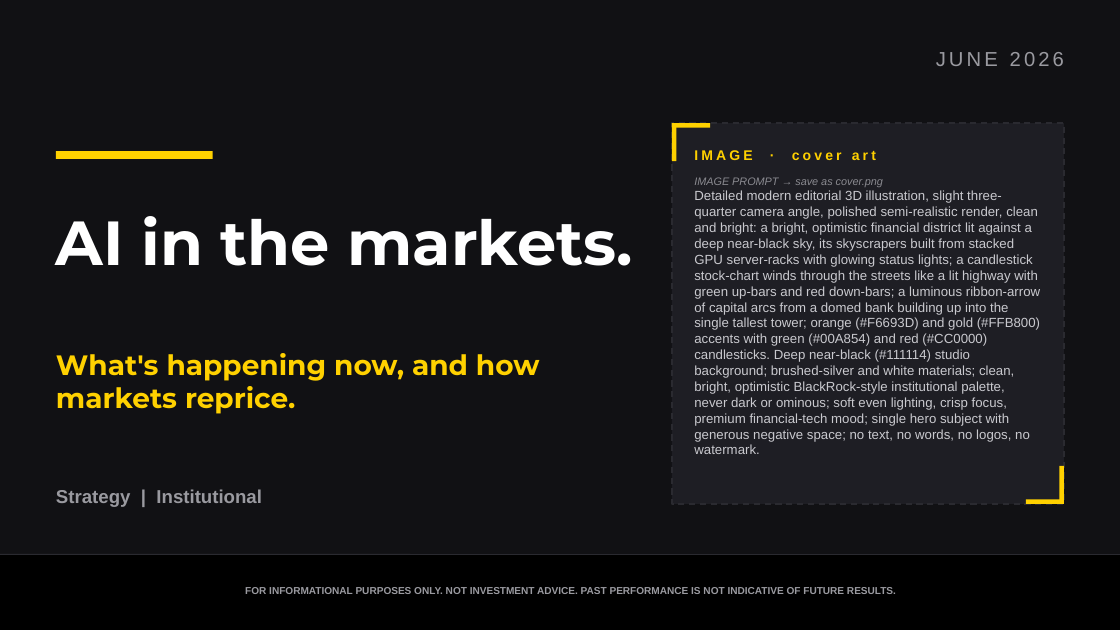
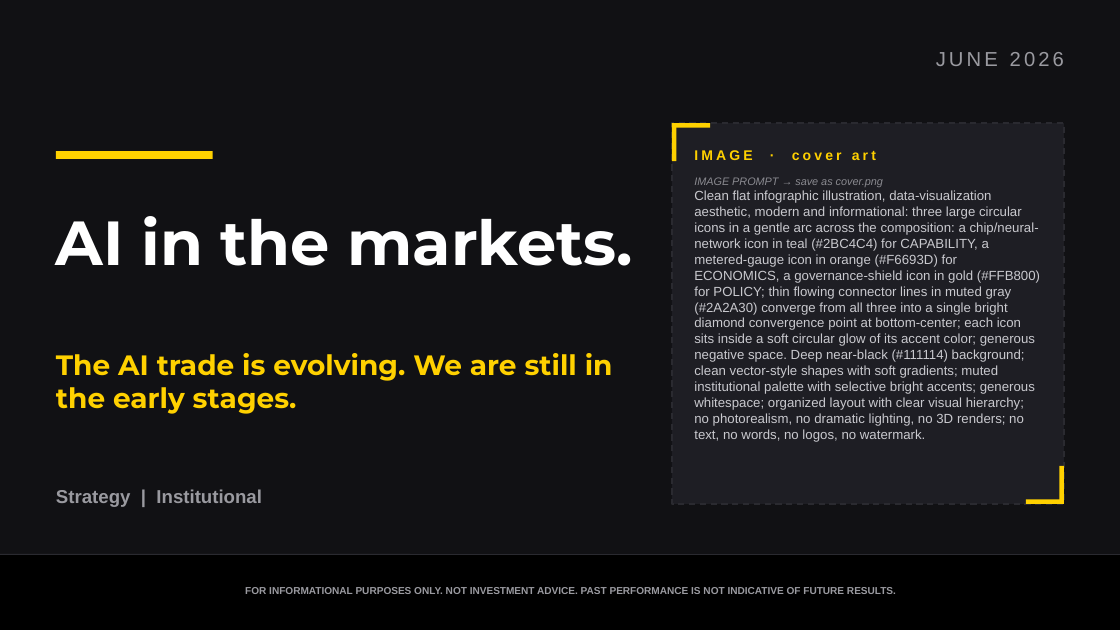
Before and after one commit to samuelcmcclellan-cell/ai-markets-deck, a slide deck: slide 1 of ai-markets-deck.pptx. Drawn at 1120x630 pixels with LibreOffice and Linux fonts; fonts in the diff are those of the drawing. Boxes give left, top, right and bottom in pixels: in the first picture for what was removed or moved away, otherwise in the second. Text is boxed around its words. In the diff, an @@ line names an element or a change of style, - is before the commit and + after.

```diff
--- a/ai-markets-deck.pptx
+++ b/ai-markets-deck.pptx
@@ text at (x1=694, y1=190, x2=1040, y2=442): text changed @@
-Detailed modern editorial 3D illustration, slight three-quarter camera angle, polished semi-realistic render, clean and bright: a bright, optimistic financial district lit against a deep near-black sky, its skyscrapers built from stacked GPU server-racks with glowing status lights; a candlestick stock-chart winds through the streets like a lit highway with green up-bars and red down-bars; a luminous ribbon-arrow of capital arcs from a domed bank building up into the single tallest tower; orange (#F6693D) and gold (#FFB800) accents with green (#00A854) and red (#CC0000) candlesticks. Deep near-black (#111114) studio background; brushed-silver and white materials; clean, bright, optimistic BlackRock-style institutional palette, never dark or ominous; soft even lighting, crisp focus, premium financial-tech mood; single hero subject with generous negative space; no text, no words, no logos, no watermark.
+Clean flat infographic illustration, data-visualization aesthetic, modern and informational: three large circular icons in a gentle arc across the composition: a chip/neural-network icon in teal (#2BC4C4) for CAPABILITY, a metered-gauge icon in orange (#F6693D) for ECONOMICS, a governance-shield icon in gold (#FFB800) for POLICY; thin flowing connector lines in muted gray (#2A2A30) converge from all three into a single bright diamond convergence point at bottom-center; each icon sits inside a soft circular glow of its accent color; generous negative space. Deep near-black (#111114) background; clean vector-style shapes with soft gradients; muted institutional palette with selective bright accents; generous whitespace; organized layout with clear visual hierarchy; no photorealism, no dramatic lighting, no 3D renders; no text, no words, no logos, no watermark.
@@ text at (x1=56, y1=353, x2=613, y2=414): text changed @@
-What's happening now, and how markets reprice.
+The AI trade is evolving. We are still in the early stages.
```
Also in this commit, not shown: 8 other slides changed, 2 slides added, 3 slides removed, 18 other files.
